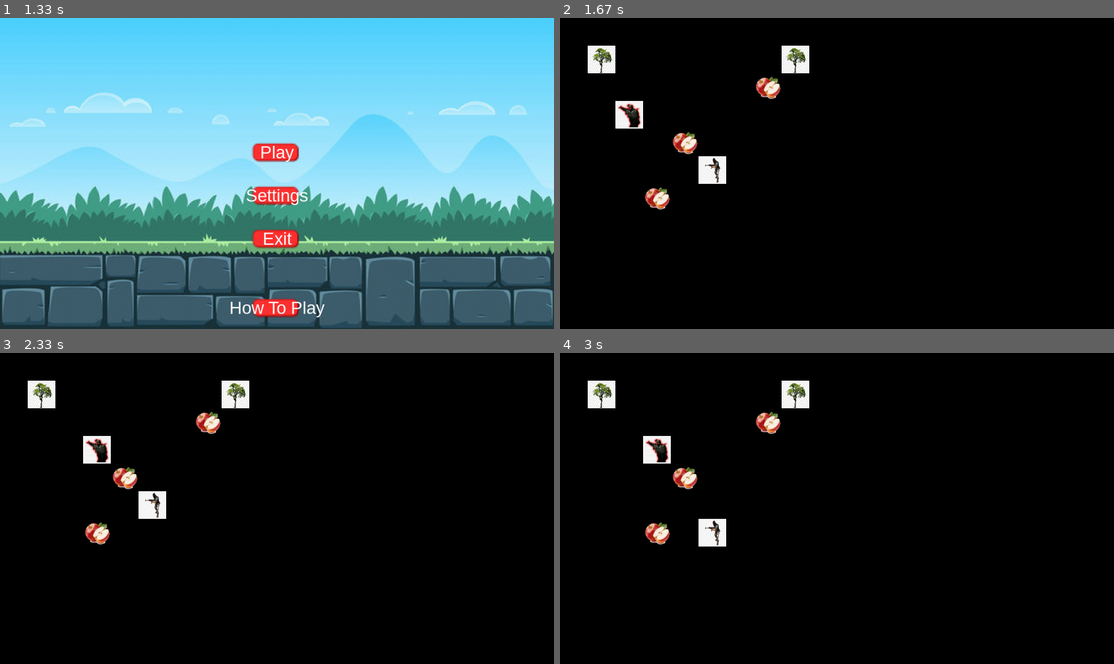
Above: before the commit, frames 1-4 (two rows, left to right).
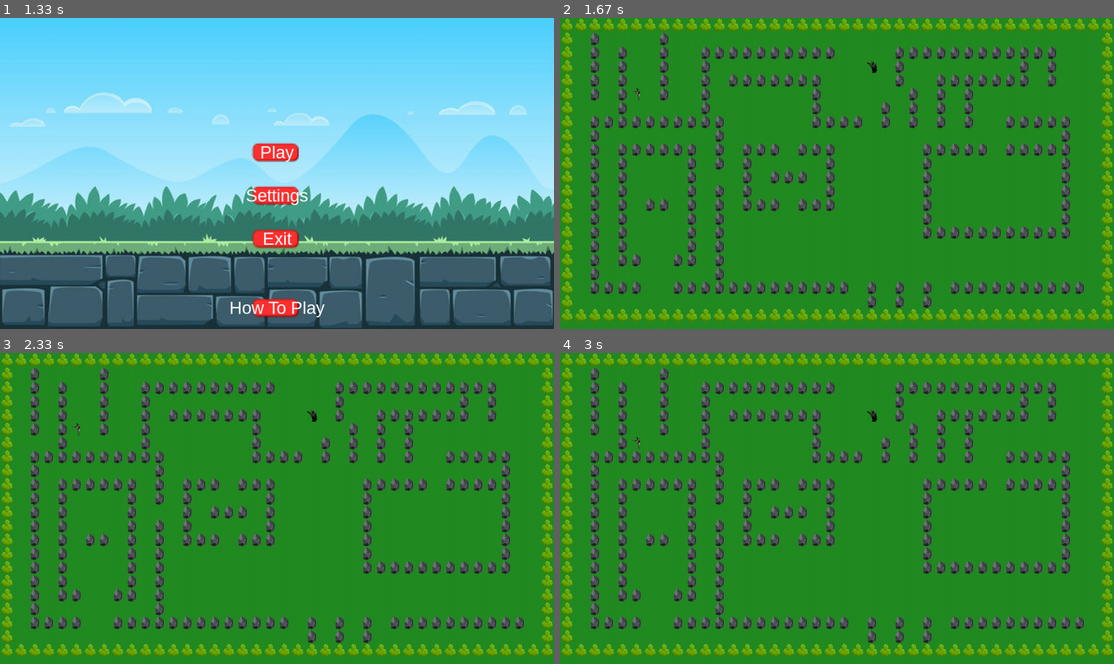
Above: after the commit, the same moments.

Repository: cse442-at-ub/s24semesterproject-we-love-the-company
Game: pygame game, started from src/game/game.py
Two runs of this game, one before a commit and one after it. Both use one fixed random seed, a clock stepped at 60 frames per second and the inputs below.
Inputs (mouse positions are in pixels of both pictures, inside the frame that each line leads up to):
- Up to frame 1 (1.33 s): hold Right 0.33-0.8 s; move the mouse to (254, 185) at 0.37 s
- Up to frame 2 (1.67 s): click "Play" at 1.38 s
- Up to frame 3 (2.33 s): hold Right 1.67-2.13 s; move the mouse to (332, 576) at 1.7 s; hold Left from 2.17 s (still down)
- Up to frame 4 (3 s): release Left at 2.7 s; hold Down from 2.73 s (still down)

Frame 1 is identical in both runs. In frame 2, 100% of the frame differs, in the area x 0-100%, y 0-100%; in frame 3, 100%; in frame 4, 100%.

Commit message:
Map implementation for game
Make a suitable map for the game using objects like tree and stones. Created a maze structure map for the game  for the intensity of the game.

Diff:
--- a/src/game/grid_game.py
+++ b/src/game/grid_game.py
@@ -12,7 +12,7 @@
     def __init__(self, screen):
         self.screen = screen
         self.id = "game_scene"
-        self.cell_size = 64  # Define the size of each cell in the grid
+        self.cell_size = 32  # Define the size of each cell in the grid
 
         # Calculate the grid size based on the screen size and cell size
         screen_width, screen_height = screen.get_size()
@@ -36,8 +36,8 @@
         self.tree_image = AssetCache.get_image(os.path.join(self.path, "Assets", "tree.png"))
         self.tree_image = pygame.transform.scale(self.tree_image, (self.cell_size, self.cell_size))
 
-        self.apple_image = AssetCache.get_image(os.path.join(self.path, "Assets", "apple.png"))
-        self.apple_image = pygame.transform.scale(self.apple_image, (self.cell_size, self.cell_size))
+        self.stone_image = AssetCache.get_image(os.path.join(self.path, "Assets", "stone.png"))
+        self.stone_image = pygame.transform.scale(self.stone_image, (self.cell_size, self.cell_size))
 
         # Populate the grid with initial objects
         self.populate_grid()
@@ -50,36 +50,78 @@
             onKeyPress=onKeyPress)
 
     def populate_grid(self):
-        # Define the objects to populate the grid, now including trees and apples
-
+        # Initialize the player
         self.player = Player(self.grid, 5, 5, self.player_image)
 
-        # Mike's note: including the coordinates in the object data is redundant
-        # The grid itself already keeps track of that
-        # I know this was done for ease of inserting objects for testing
-        # But in future (when making levels) there should be a different way of doing this
-        objects = [
-            #{"type": "enemy", "x": 2, "y": 3,"image":self.enemy_image,"obstruction":True},
-            {"type": "tree", "x": 1, "y": 1,"image":self.tree_image,"obstruction":True},
-            {"type": "tree", "x": 8, "y": 1,"image":self.tree_image,"obstruction":True},
-            {"type": "apple", "x": 3, "y": 6,"image":self.apple_image,"obstruction":True},
-            {"type": "apple", "x": 7, "y": 2,"image":self.apple_image,"obstruction":True},
-            {"type": "apple", "x": 4, "y": 4,"image":self.apple_image,"obstruction":True},
-            # Add more objects as needed
+        # Create the objects list for trees and apples
+        objects = []
+
+        # Create trees along the top and bottom boundaries
+        for x in range(self.grid.width):
+            objects.append({"type": "tree", "x": x, "y": 0, "image": self.tree_image, "obstruction": True})
+            objects.append({"type": "tree", "x": x, "y": self.grid.height - 1, "image": self.tree_image, "obstruction": True})
+
+        # Create trees along the left and right boundaries
+        for y in range(1, self.grid.height):  # Avoiding corners
+            objects.append({"type": "tree", "x": 0, "y": y, "image": self.tree_image, "obstruction": True})
+            objects.append({"type": "tree", "x": self.grid.width - 1, "y": y, "image": self.tree_image, "obstruction": True})
+
+        # Initialize an empty list to hold all the maze objects
+        internal_layout = []
+
+        # Define the maze layout as a list of strings for easy visualization and modification
+        # "#" represents a stone, " " represents an open path
+
+        maze_design = [
+            "                                       ",
+            "  #    #                               ",
+            "  # #  #  ##########    ############   ",
+            "  # #  #  #             #        # #   ",
+            "  # #  #  # #######     #  ####### #   ",
+            "  # #  #  #       #      # # #         ",
+            "    #     #       #    # # # #         ",
+            "  ##########      #### # # # #  #####  ",
+            "  #        #                        #  ",
+            "  # ###### # ### ###      ##### #####  ",
+            "  # #    # # #     #      #         #  ",
+            "  # #    #   # ### #      #         #  ",
+            "  # #    # # #     #      #         #  ",
+            "  # # ## # # ### ###      #         #  ",
+            "  # #    # #              #         #  ",
+            "  # #    # #              ###########  ",
+            "  # #    # #                           ",
+            "  # ##  ## #                           ",
+            "  #        #                           ",
+            "  ####  ############# # # # ########## ",
+            "                      # # #            ",
+            "                                       "
         ]
+
+        # Convert the maze design into objects
+        for y, row in enumerate(maze_design):
+            for x, col in enumerate(row):
+                if col == "#":
+                    # Add a stone tile at the corresponding location
+                    internal_layout.append({"type": "stone", "x": x, "y": y, "image": self.stone_image, "obstruction": True})
 
         # Insert each object into the grid
         for obj in objects:
             self.grid.insert(item=obj, x=obj["x"], y=obj["y"])
 
-        self.enemyManager.create_enemy(2,3,self.enemy_image,"d6",2)
+        # Insert each object into the grid
+        for obj in internal_layout:
+            self.grid.insert(item=obj, x=obj["x"], y=obj["y"])
+
+
+        # Enemy positions
+        self.enemyManager.create_enemy(22, 3, self.enemy_image, "d6", 2)
 
     def render_image_at_coordinates(self,image,x,y):
         return self.screen.blit(image, (x * self.cell_size, y * self.cell_size))
 
     def render(self, gamestate):
-        self.screen.fill((0, 0, 0))
-        cell_size = 64  # Define the size of each cell in the grid
+        self.screen.fill((34, 139, 34))
+        cell_size = 32  # Define the size of each cell in the grid
         images_to_render = self.grid.find_object_with_property_type("image")
         for pair in images_to_render:
             ((x,y),image) = pair
Binary file removed: src/game/Assets/apple.png
Binary file added: src/game/Assets/bg_img.png
Binary file changed: src/game/Assets/enemy.png
Binary file changed: src/game/Assets/player.png
Binary file added: src/game/Assets/stone.png
Binary file changed: src/game/Assets/tree.png
